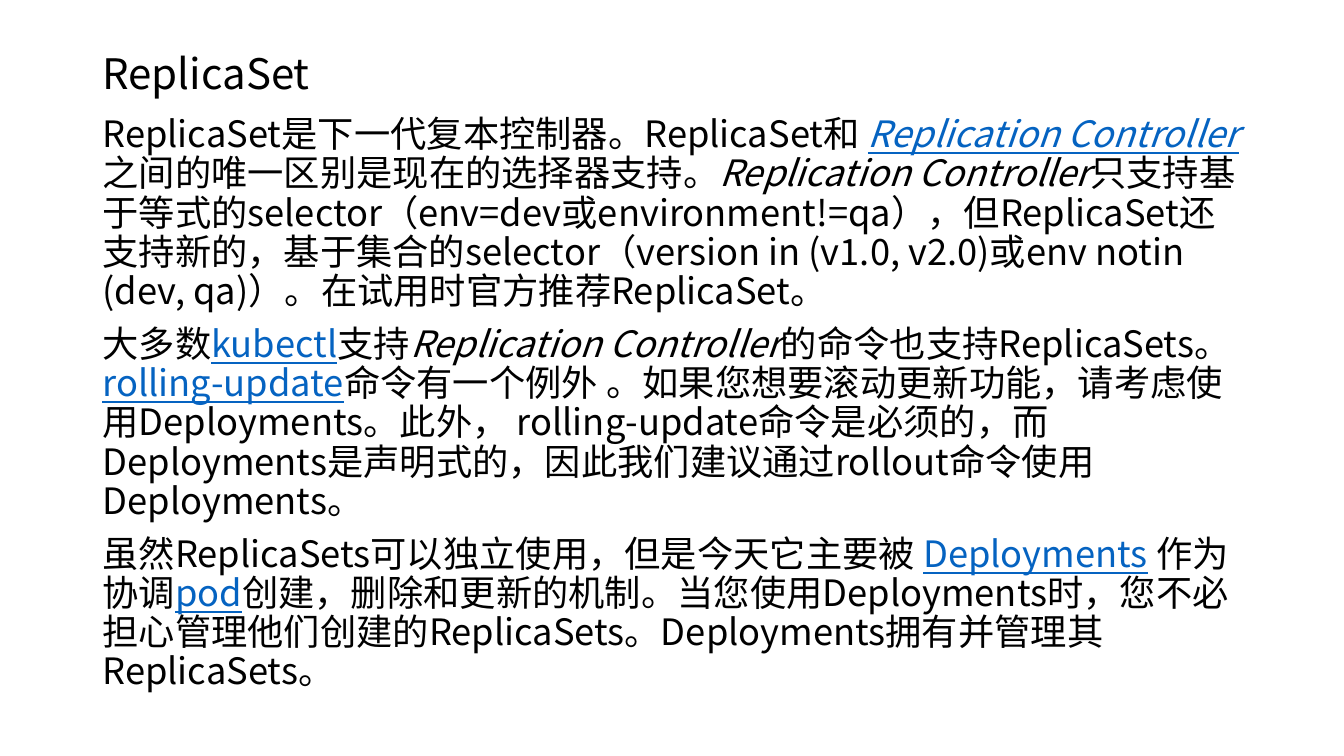
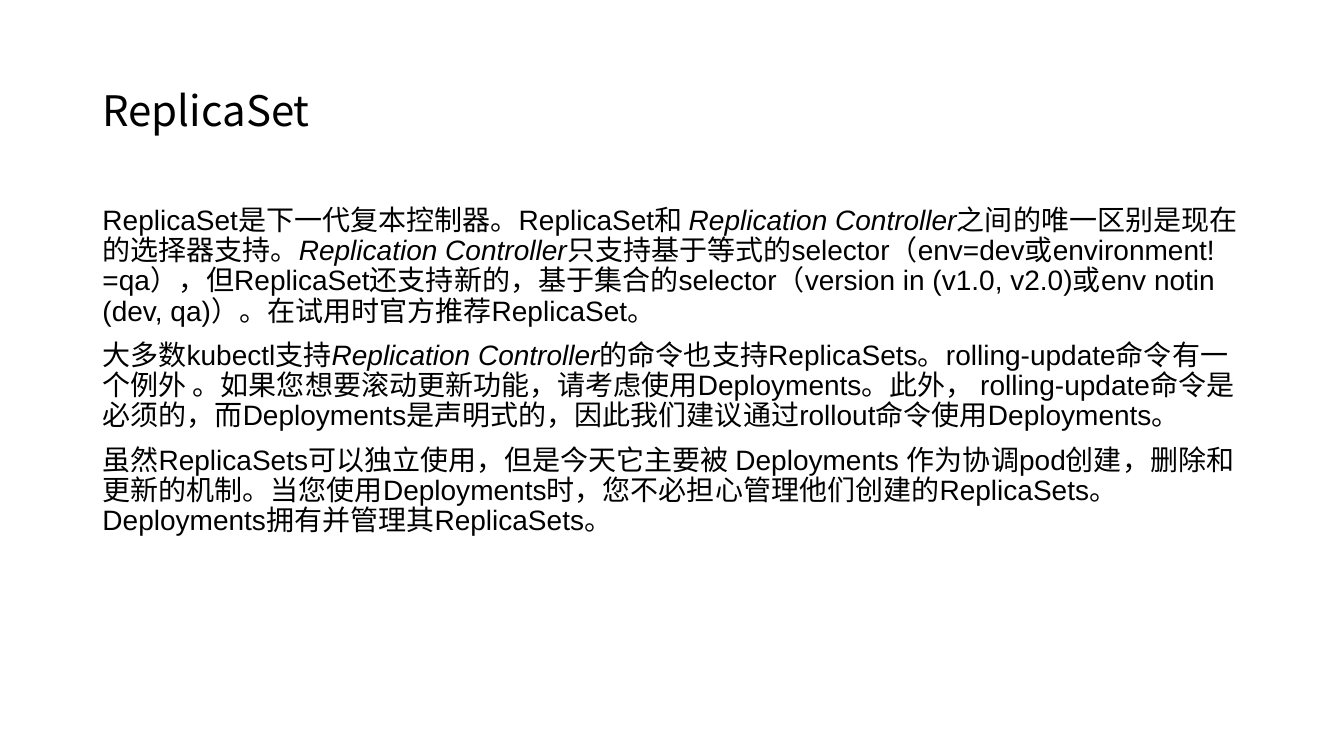
Before and after one commit to axzxs2001/Asp.NetCoreExperiment, a slide deck: slide 27 of Asp.NetCoreExperiment/kubernetes/kubernetes.pptx. Drawn at 1344x756 pixels with LibreOffice and Linux fonts; fonts in the diff are those of the drawing; background and template pictures are left out. Boxes give left, top, right and bottom in pixels: in the first picture for what was removed or moved away, otherwise in the second. Text is boxed around its words. In the diff, an @@ line names an element or a change of style, - is before the commit and + after.

```diff
--- a/Asp.NetCoreExperiment/kubernetes/kubernetes.pptx
+++ b/Asp.NetCoreExperiment/kubernetes/kubernetes.pptx
@@ title "ReplicaSet": place and size @@
-title "ReplicaSet" at <box>102,55,309,99</box>
+title "ReplicaSet" at <box>102,92,309,136</box>
@@ text "ReplicaSet是下一代复本控制器。ReplicaSet和 Replication Controller之间的唯一区 ...": place and size @@
-text "ReplicaSet是下一代复本控制器。ReplicaSet和 Replication Controller之间的唯一区 ..." at <box>102,116,1231,693</box>
+text "ReplicaSet是下一代复本控制器。ReplicaSet和 Replication Controller之间的唯一区 ..." at <box>102,208,1234,535</box>
@@ text "ReplicaSet是下一代复本控制器。ReplicaSet和 Replication Controller之间的唯一区 ..." at <box>102,208,1234,535</box>: size 25.9 to 20 pt, font Noto Sans CJK SC to Arial; text colour #0563C1 to #000000, underline off in "Replication Controller之间的唯一区别是现在的选择器支持。Replication", "大多数kubectl支持Replication Controller的命令也支持ReplicaSets。rolling- ...", "Deployments 作为协调pod创建，删除和更新的机制。当您使用Deployments时，您不必担心管理他们创建的 ..." @@
```
Also in this commit, not shown: 13 other slides changed, 9 slides removed.
